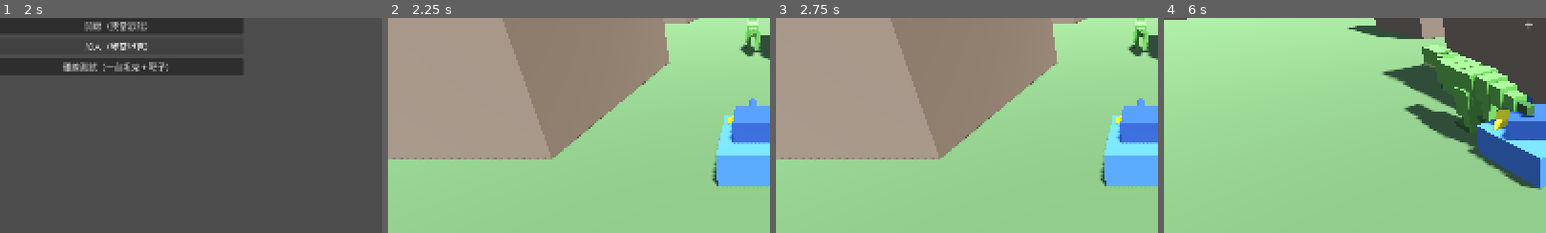
Above: before the commit, frames 1-4 (left to right).
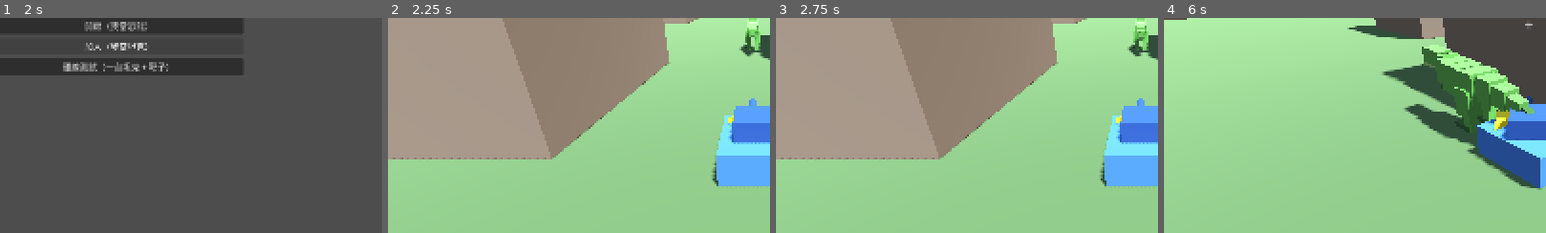
Above: after the commit, the same moments.

Repository: billxu0521/tank_war
Game: Godot game, scene res://main.tscn
Two runs of this game, one before a commit and one after it. Both use one fixed random seed, a clock stepped at 60 frames per second and the inputs below.
Inputs (mouse positions are % of the whole screen's width and height, from its top left):
- Up to frame 1 (2 s): click "開房（我當恐龍）" at 0.5 s; click "加入（我當坦克）" at 1.25 s
- Up to frame 2 (2.25 s): click "離線測試（一台坦克 + 靶子）" at 2 s
- Up to frame 3 (2.75 s): no input
- Up to frame 4 (6 s): tap Enter at 2.75 s; move the mouse to (55, 50) at 2.77 s; hold Shift 2.78-3.53 s; hold W from 2.78 s (still down); click (55, 50) at 2.92 s; tap Space at 3.02, 3.77, 5.27, 5.75 s; move the mouse to (45, 50) at 3.52 s; tap Shift at 3.6, 5.1 s; move the mouse to (52, 48) at 4.27 s; hold Shift 4.28-5.03 s; move the mouse to (49, 52) at 5.02 s; click (49, 52) at 5.17 s; move the mouse to (57, 51) at 5.77 s; hold Shift from 5.78 s (still down)
The pictures show only the part of the screen within x 2-52%, y 25-75%; the shares and areas given below are measured in that part.

Frame 1 is identical in both runs. In frame 2, 0.1% of the frame differs, in the area x 93-97%, y 3-18%; in frame 3, 0.2%; in frame 4, 1.1%, in the area x 76-97%, y 24-61%.

Commit message:
暴龍尾巴和脊椎改用旋轉延遲傳遞，做出慣性和過衝
原本每一節尾巴各自跑 sin()，彼此沒關聯，所以轉身時尾巴不會甩。
改成每一節用彈簧去追前一節「上一幀」的角度：
追不上就是延遲，追過頭就是過衝。

驅動來源是身體每幀的轉速，取負號 = 往反方向甩，這就是慣性。
脊椎到頭也套同一套，幅度小、追得緊，轉身時上半身會晚一點跟上。

實測 4 節尾巴：
  轉身當下   根 -0.34，尖 -0.00（完全跟不上）
  停止轉身後 根 0，  尖 +0.30（反向甩過頭）
  幾秒後     兩邊都收斂回 0

另外把方法論寫成 docs/程序化動畫.md，含三招的原理、旋鈕怎麼調、
以及本專案還沒做的第 2 招（圓周 IK 步態）和第 3 招（位移延遲）。

測試補了尾巴慣性案例（尖端落後根部、停下後過衝、最後收斂）。

Co-Authored-By: Claude Opus 5 (1M context) <noreply@anthropic.com>
Claude-Session: https://claude.ai/code/session_019SAVwhULYTqidBLb1Ej4sE

Diff:
--- a/test_battle.gd
+++ b/test_battle.gd
@@ -57,7 +57,7 @@
 		printerr("有 %d 項失敗" % _fails)
 		quit(1)
 	else:
-		print("OK：生怪、傷害、勝負、咬擊方向、離線模式、砲管俯仰、回大廳重開、建築擋視線、暴龍骨架、砲彈命中、恐龍跳躍都正常")
+		print("OK：生怪、傷害、勝負、咬擊方向、離線模式、砲管俯仰、回大廳重開、建築擋視線、暴龍骨架與尾巴慣性、砲彈命中、恐龍跳躍都正常")
 	return true
 
 # --- 共用 ---
@@ -228,6 +228,21 @@
 		opened = minf(opened, t.skel.get_bone_pose_rotation(t._idx["jaw"]).get_euler().x)
 	_ck(rad_to_deg(absf(opened - closed)) > 25.0,
 		"咬的時候嘴要張開超過 25 度（現在 %.0f）" % rad_to_deg(absf(opened - closed)))
+
+	# 旋轉延遲傳遞：轉身時尾巴根先動、尖跟不上，停下後會反向甩再收斂
+	var d: Node3D = m.players.get_node(^"2")
+	for i in 30:
+		d.rotate_y(0.09)
+		t._process(1.0 / 120.0)
+	_ck(absf(t._tail_yaw[0]) > absf(t._tail_yaw[3]) * 3.0,
+		"轉身當下尾巴尖要明顯落後根部（根 %.3f 尖 %.3f）" % [t._tail_yaw[0], t._tail_yaw[3]])
+	var sign_at_turn: float = signf(t._tail_yaw[0])
+	var overshoot := 0.0
+	for i in 800:  # 停止轉身；四節的鏈子要晃約 6 秒才完全停下來
+		t._process(1.0 / 120.0)
+		overshoot = maxf(overshoot, -sign_at_turn * t._tail_yaw[3])
+	_ck(overshoot > 0.05, "停止轉身後尾尖要反向甩過頭（過衝 %.3f）" % overshoot)
+	_ck(absf(t._tail_yaw[3]) < 0.05, "最後要收斂回中間，不能一直晃（現在 %.3f）" % t._tail_yaw[3])
 	_end(m)
 
 ## 砲彈要真的飛過去打中人（跨好幾個 frame）
--- a/trex.gd
+++ b/trex.gd
@@ -7,16 +7,33 @@
 ##
 ## 動畫是程式算的，不用 AnimationPlayer——走路快慢直接跟著實際位移，
 ## 而且不管是自己那隻還是別人同步過來的都會動。
+##
+## 尾巴和脊椎用「旋轉延遲傳遞」：每一節用彈簧去追**前一節上一幀**的角度。
+## 追不上就是延遲，追過頭就是過衝，慣性和彈性都是這樣長出來的。
+## 參考 https://www.youtube.com/watch?v=7yXqfESL5qo
 
 const BODY := Color(0.34, 0.58, 0.27)
 const BELLY := Color(0.56, 0.69, 0.40)
 const DARK := Color(0.21, 0.36, 0.18)
+
+const TAIL_STIFF := 26.0   # 越大跟得越緊，延遲越短
+const TAIL_DAMP := 4.5     # 越小晃越久（過衝越明顯）
+const SPINE_STIFF := 55.0
+const SPINE_DAMP := 8.0
 
 var skel: Skeleton3D
 var _idx := {}          # 骨頭名字 -> index
 var _phase := 0.0
 var _bite := 0.0        # 1 -> 0，咬擊動作的進度
 var _last_pos := Vector3.ZERO
+var _yaw_prev := 0.0
+# 骨鏈的角度和角速度。用 Array 不用 PackedFloat32Array，才傳得進函式改得到
+var _tail_yaw := [0.0, 0.0, 0.0, 0.0]
+var _tail_yaw_v := [0.0, 0.0, 0.0, 0.0]
+var _tail_pitch := [0.0, 0.0, 0.0, 0.0]
+var _tail_pitch_v := [0.0, 0.0, 0.0, 0.0]
+var _spine_yaw := [0.0, 0.0, 0.0, 0.0]   # spine1, spine2, neck, head
+var _spine_yaw_v := [0.0, 0.0, 0.0, 0.0]
 
 ## [骨頭, 父骨, 相對父骨的位置, 方塊尺寸, 方塊相對骨頭的中心, 顏色]
 func _rig() -> Array:
@@ -90,6 +107,11 @@
 	_bite = maxf(_bite - delta * 3.5, 0.0)
 	var chomp := sin(_bite * PI)  # 0 -> 1 -> 0
 
+	# 身體這一幀轉了多快，是尾巴甩動的源頭
+	var yaw := global_rotation.y
+	var yaw_rate := wrapf(yaw - _yaw_prev, -PI, PI) / maxf(delta, 0.0001)
+	_yaw_prev = yaw
+
 	# 腳：左右差半個週期，小腿跟著晚一點
 	for side in [["_l", 0.0], ["_r", PI]]:
 		var s: String = side[0]
@@ -101,20 +123,40 @@
 	# 身體隨步伐上下起伏
 	skel.position.y = absf(sin(_phase)) * 0.12 * stride
 
-	# 尾巴左右擺，一節比一節晚
+	# 尾巴：轉身往外甩 + 走路跟著擺，然後一節傳一節
+	var tail_yaw_drive := clampf(-yaw_rate * 0.20, -0.65, 0.65) + sin(_phase) * 0.09 * stride
+	var tail_pitch_drive := clampf(-moved.y * 0.035, -0.30, 0.30) + 0.06
+	_propagate(_tail_yaw, _tail_yaw_v, tail_yaw_drive, TAIL_STIFF, TAIL_DAMP, delta)
+	_propagate(_tail_pitch, _tail_pitch_v, tail_pitch_drive, TAIL_STIFF, TAIL_DAMP, delta)
 	for i in 4:
-		_pose("tail%d" % (i + 1), Vector3.UP,
-			sin(_phase * 0.6 - i * 0.55) * 0.10 * (0.5 + stride))
+		_pose_py("tail%d" % (i + 1), _tail_pitch[i], _tail_yaw[i])
 
-	# 脖子和頭：走路時微點頭，咬的時候往前送
-	_pose("spine1", Vector3.RIGHT, 0.06 + sin(_phase * 0.4) * 0.02)
-	_pose("neck", Vector3.RIGHT, -0.20 + sin(_phase) * 0.05 * stride + chomp * 0.35)
-	_pose("head", Vector3.RIGHT, 0.18 - chomp * 0.25)
+	# 脊椎到頭：同一套邏輯，但幅度小、追得緊，轉身時上半身會晚一點跟上
+	_propagate(_spine_yaw, _spine_yaw_v, clampf(-yaw_rate * 0.09, -0.28, 0.28),
+		SPINE_STIFF, SPINE_DAMP, delta)
+	_pose_py("spine1", 0.06 + sin(_phase * 0.4) * 0.02, _spine_yaw[0])
+	_pose_py("spine2", 0.0, _spine_yaw[1])
+	_pose_py("neck", -0.20 + sin(_phase) * 0.05 * stride + chomp * 0.35, _spine_yaw[2])
+	_pose_py("head", 0.18 - chomp * 0.25, _spine_yaw[3])
 	_pose("jaw", Vector3.RIGHT, -0.12 - chomp * 0.65)
 
 	# 小手貼著身體晃一下
 	_pose("arm_l", Vector3.RIGHT, -0.7 + sin(_phase) * 0.15 * stride)
 	_pose("arm_r", Vector3.RIGHT, -0.7 - sin(_phase) * 0.15 * stride)
 
+## 旋轉延遲傳遞：第 0 節追 driver，之後每一節追前一節「上一幀」的角度。
+## 彈簧的過衝就是彈性，追不上的落差就是延遲。
+func _propagate(ang: Array, vel: Array, driver: float,
+		stiff: float, damp: float, delta: float) -> void:
+	var prev := ang.duplicate()
+	for i in ang.size():
+		var target: float = driver if i == 0 else prev[i - 1]
+		vel[i] += (target - ang[i]) * stiff * delta
+		vel[i] *= exp(-damp * delta)   # 這樣寫才跟幀率無關
+		ang[i] += vel[i] * delta
+
+func _pose_py(bone: String, pitch: float, yaw: float) -> void:
+	skel.set_bone_pose_rotation(_idx[bone], Quaternion.from_euler(Vector3(pitch, yaw, 0.0)))
+
 func _pose(bone: String, axis: Vector3, angle: float) -> void:
 	skel.set_bone_pose_rotation(_idx[bone], Quaternion(axis, angle))
Not shown, changed: README.md
Not shown, added: docs/程序化動畫.md
